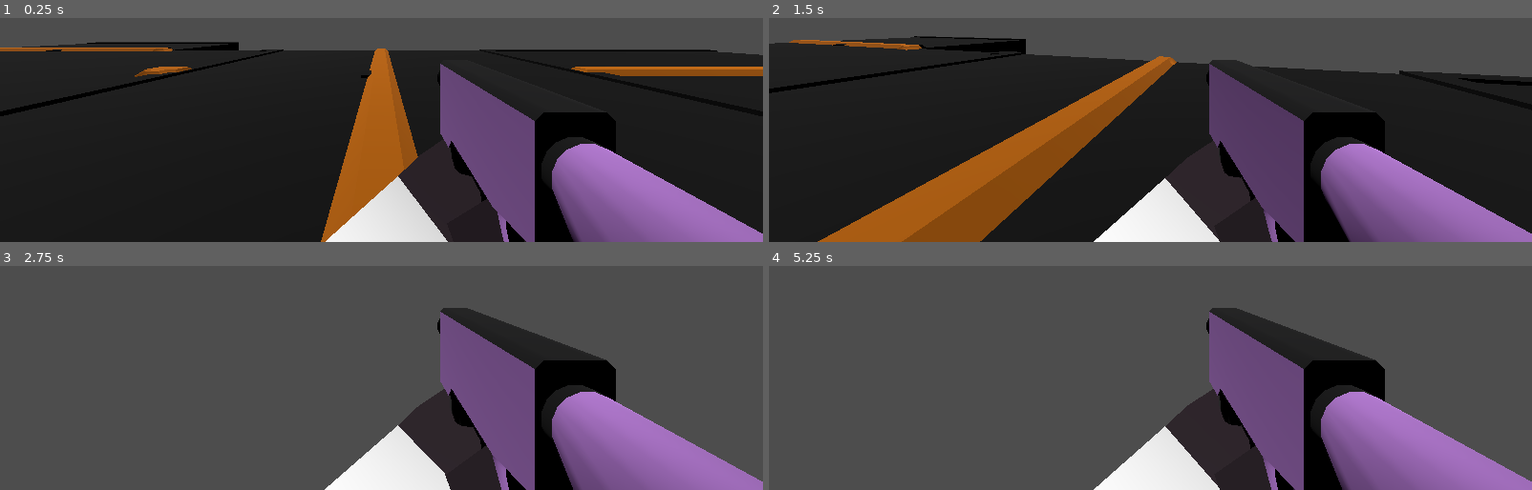
Above: before the commit, frames 1-4 (two rows, left to right).
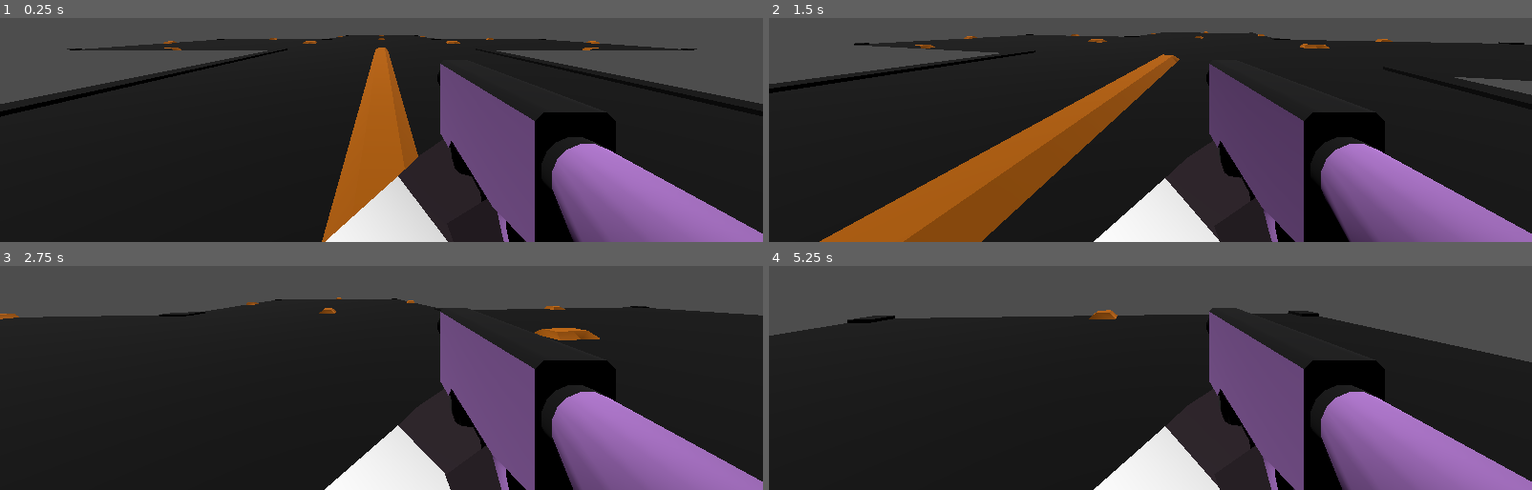
Above: after the commit, the same moments.

Repository: dairycultist/CityZoomer
Game: Godot game, scene res://level/level.tscn
The game is run twice, just before and just after one commit, with the same random seed, the same clock (stepped at 60 frames per second) and the same inputs.
Inputs (mouse positions are in pixels of both pictures, inside the frame that each line leads up to):
- Up to frame 1 (0.25 s): no input
- Up to frame 2 (1.5 s): tap Enter at 0.5 s; move the mouse to (1188, 26) at 0.52 s; hold W (walk_up) from 0.53 s (still down); tap Space (jump) at 0.77 s; move the mouse to (1112, 29) at 1.27 s
- Up to frame 3 (2.75 s): keep holding W (walk_up); tap Space (jump) at 1.52 s; move the mouse to (396, 268) at 2.02 s
- Up to frame 4 (5.25 s): keep holding W (walk_up); move the mouse to (1142, 283) at 2.77 s; tap Space (jump) at 3.02, 3.77, 4.52 s; move the mouse to (1203, 281) at 3.52 s; move the mouse to (1089, 270) at 4.27 s; move the mouse to (1158, 274) at 5.02 s

The runs differ from the first frame. In frame 1, 12% of the frame differs, in the area x 0-100%, y 7-100%; in frame 2, 13%; in frame 3, 57%, in the area x 0-100%, y 14-100%; in frame 4, 51%.

Commit message:
Global rotation fixed it

Diff:
--- a/level/level.tscn
+++ b/level/level.tscn
@@ -21,5 +21,5 @@
 
 [node name="LevelPlacer" type="StaticBody3D" parent="."]
 script = ExtResource("7_tnb0d")
-connector_rooms = Array[PackedScene]([ExtResource("3_ktfr2"), ExtResource("4_44x8d")])
-dead_end_rooms = Array[PackedScene]([ExtResource("8_qf8vw")])
+rooms = Array[PackedScene]([ExtResource("3_ktfr2"), ExtResource("4_44x8d")])
+door_stopper = ExtResource("8_qf8vw")
--- a/level/level_placer.gd
+++ b/level/level_placer.gd
@@ -1,12 +1,12 @@
 extends StaticBody3D
 
-@export var connector_rooms: Array[PackedScene]
-@export var dead_end_rooms: Array[PackedScene]
+@export var rooms: Array[PackedScene]
+@export var door_stopper: PackedScene
 
 var random = RandomNumberGenerator.new()
 
 func _ready() -> void:
-	place_room(connector_rooms[0], Node3D.new(), 4)
+	place_room(rooms[0], Node3D.new(), 3)
 
 # rooms have children in group "Door" for connecting together (Z+ is outwards)
 func get_doors(room: Node3D) -> Array[Node3D]:
@@ -25,25 +25,30 @@
 	# TODO my_collider.get_aabb() to ensure they don't intersect
 
 	if (max_depth <= 0):
-		return false
+		## place door stopper on top of door (doesn't check AABB)
+		#var stopper = door_stopper.instantiate()
+		#add_child(stopper)
+		#stopper.global_position = from_door.global_position
+		#stopper.global_position = from_door.global_rotation
+		return true
 
 	# place the room such that it is connected with the door
 	var room = room_prefab.instantiate()
 	add_child(room)
 
 	var doors := get_doors(room)
-	var to_door: Node3D = doors.pop_front()
+	var to_door: Node3D = doors.pop_back()
 
-	room.rotation.y = from_door.rotation.y - to_door.rotation.y + PI
-	room.position = from_door.global_position - (to_door.position.rotated(Vector3.UP, room.rotation.y))
+	room.global_rotation.y = from_door.global_rotation.y - to_door.global_rotation.y + PI
+	room.global_position = from_door.global_position - (to_door.position.rotated(Vector3.UP, room.rotation.y))
 
 	# place rooms at all other doors
 	# 	right now just connects a random possible room to a room (a room
 	# 	cannot specify which rooms are allowed to be placed next to it)
 	while not doors.is_empty():
 		place_room(
-			connector_rooms[random.randi() % connector_rooms.size()],
-			doors.pop_front(),
+			rooms[1], # random.randi() % rooms.size()
+			doors.pop_back(),
 			max_depth - 1
 		)
 
--- a/level/road/road_segment_end.tscn
+++ b/level/road/road_segment_end.tscn
@@ -1,9 +1,11 @@
-[gd_scene load_steps=3 format=3 uid="uid://bn1tdmbx32ivj"]
+[gd_scene load_steps=4 format=3 uid="uid://bn1tdmbx32ivj"]
 
 [ext_resource type="ArrayMesh" uid="uid://40yg5qi22idq" path="res://level/road/road_segment_end.obj" id="1_c388n"]
 
 [sub_resource type="ConcavePolygonShape3D" id="ConcavePolygonShape3D_gcct4"]
 data = PackedVector3Array(-8, 0, -5.3333, -8, -2, -5.3333, -8, 0, -8, -8, 0, -8, -8, -2, -5.3333, -8, -2, -8, -8, 0, -5 …(15338 unchanged characters)…
+
+[sub_resource type="BoxMesh" id="BoxMesh_fw64j"]
 
 [node name="RoadSegmentEnd" type="CollisionShape3D"]
 shape = SubResource("ConcavePolygonShape3D_gcct4")
@@ -12,5 +14,5 @@
 mesh = ExtResource("1_c388n")
 skeleton = NodePath("../../..")
 
-[node name="Door" type="Node3D" parent="." groups=["Door"]]
-transform = Transform3D(-1, 0, -8.74228e-08, 0, 1, 0, 8.74228e-08, 0, -1, 0, 0, -8)
+[node name="MeshInstance3D" type="MeshInstance3D" parent="."]
+mesh = SubResource("BoxMesh_fw64j")
